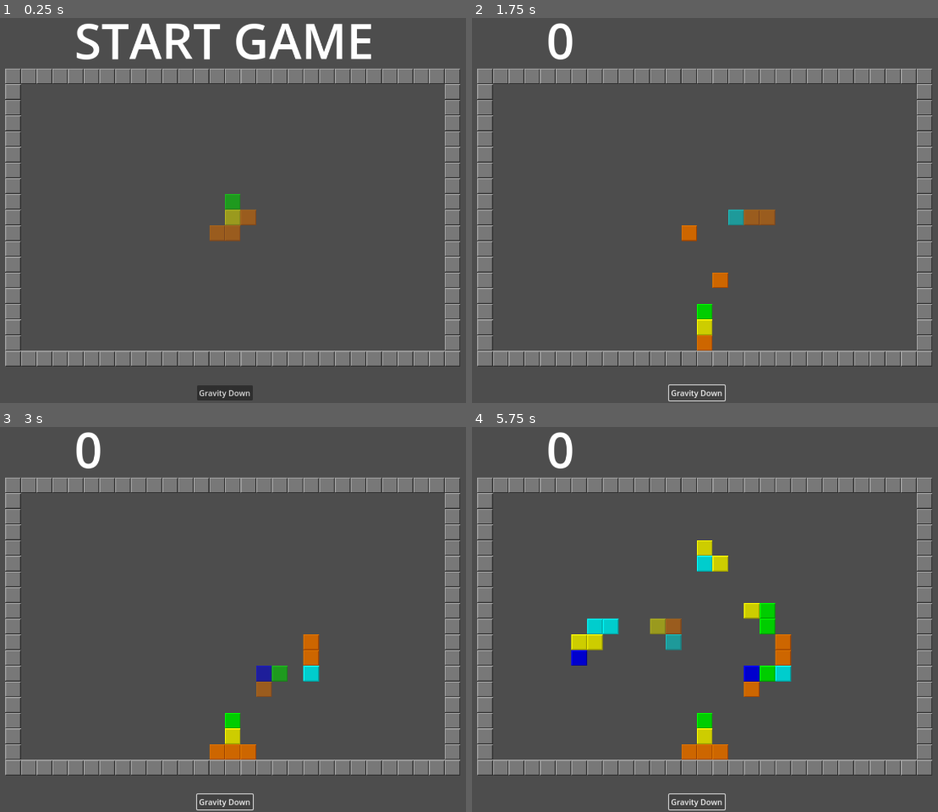
Above: before the commit, frames 1-4 (two rows, left to right).
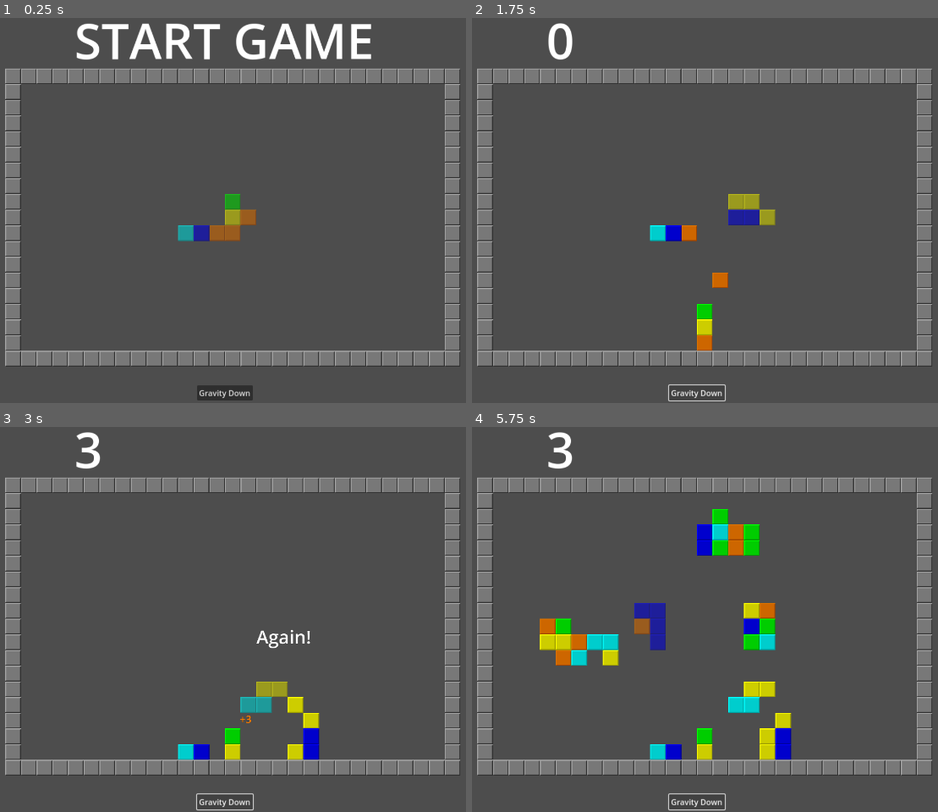
Above: after the commit, the same moments.

Repository: alexcolemandata/game-matcher
Game: Godot game, scene res://main.tscn
Two runs of this game, one before a commit and one after it. Both use one fixed random seed, a clock stepped at 60 frames per second and the inputs below.
Inputs:
- Up to frame 1 (0.25 s): no input
- Up to frame 2 (1.75 s): click "Gravity Down" at 0.5 s; tap Enter at 1.25 s; hold Right (right) from 1.28 s (still down); hold S (spawn piece) from 1.28 s (still down)
- Up to frame 3 (3 s): release Right (right) at 2.03 s; release S (spawn piece) at 2.03 s; hold Down (down) 2.03-2.78 s; tap A (rotate anticlockwise) at 2.1 s; tap S (spawn piece) at 2.3 s; hold Right (right) from 2.78 s (still down); hold D (rotate clockwise) from 2.78 s (still down)
- Up to frame 4 (5.75 s): tap S (spawn piece) at 3.05, 3.6, 5.3 s; release Right (right) at 3.53 s; release D (rotate clockwise) at 3.53 s; hold Up (up) 3.53-4.28 s; hold S (spawn piece) 4.28-5.03 s; hold Left (left) from 4.28 s (still down); tap A (rotate anticlockwise) at 5.1 s

The runs differ from the first frame. In frame 1, 0.3% of the frame differs, in the area x 38-46%, y 53-59%; in frame 2, 1.0%; in frame 3, 3.3%; in frame 4, 7.9%, in the area x 14-69%, y 1-87%.

Commit message:
fireworks effect when scoring tile

Diff:
--- a/Board.gd
+++ b/Board.gd
@@ -1,8 +1,8 @@
 extends Node2D
-
+const SPARKS = preload("res://sparks.tscn")
 const DEFAULT_LAYER = preload("res://default_layer.tscn")
-const MIN_TILES_TO_SCORE = 4
-const MAX_PIECE_SIZE = 8
+const MIN_TILES_TO_SCORE = 3
+const MAX_PIECE_SIZE = 12
 const HEIGHT = 18
 const WIDTH = 28
 const MAIN_SOURCE_ID = 0
@@ -25,6 +25,7 @@
 	ORANGE_TILE,
 	BLUE_TILE,
 ]
+var sparks
 
 var border: TileMapLayer
 var placed_tiles: TileMapLayer
@@ -33,13 +34,16 @@
 
 
 func _ready():
+
 	placed_tiles = DEFAULT_LAYER.instantiate()
 	active_piece = DEFAULT_LAYER.instantiate()
 	active_piece.modulate = Color(1, 1, 1, 0.3)
 	border = DEFAULT_LAYER.instantiate()
+	sparks = SPARKS.instantiate()
 	add_child(border)
 	add_child(placed_tiles)
 	add_child(active_piece)
+	add_child(sparks)
 
 	init_border()
 	spawn_piece()
@@ -161,7 +165,11 @@
 				var score_coords = placed_tiles.map_to_local(neighbors[0])
 				for scored_tile in neighbors:
 					await get_tree().create_timer(0.05).timeout
+
+					sparks.fire(placed_tiles.to_global(placed_tiles.map_to_local(scored_tile)))
 					placed_tiles.erase_cell(scored_tile)
+
+
 
 				ScoreNumbers.display_number(
 					neighbors.size(),
--- /dev/null
+++ b/blast.gd
@@ -0,0 +1,4 @@
+extends GPUParticles2D
+
+func _ready():
+	pass
--- /dev/null
+++ b/rocket.gd
@@ -0,0 +1,5 @@
+extends GPUParticles2D
+
+func _ready() -> void:
+	process_material.sub_emitter_amount_at_end = 200
+	pass
--- /dev/null
+++ b/sparks.gd
@@ -0,0 +1,5 @@
+extends Node2D
+
+func fire(coord: Vector2) -> void:
+	global_position = coord
+	$Rocket.emitting = true
--- /dev/null
+++ b/sparks.tscn
@@ -0,0 +1,107 @@
+[gd_scene load_steps=18 format=3 uid="uid://bvkj5ngh07est"]
+
+[ext_resource type="Script" path="res://sparks.gd" id="1_jqpg3"]
+[ext_resource type="Script" path="res://rocket.gd" id="1_kmerv"]
+[ext_resource type="Script" path="res://blast.gd" id="1_odf1s"]
+
+[sub_resource type="CanvasItemMaterial" id="CanvasItemMaterial_w3x4k"]
+blend_mode = 1
+
+[sub_resource type="Curve" id="Curve_b3rv8"]
+_data = [Vector2(0, 0), 0.0, 2.83928, 0, 0, Vector2(1, 1), 0.0, 0.0, 0, 0]
+point_count = 2
+
+[sub_resource type="CurveTexture" id="CurveTexture_w123b"]
+curve = SubResource("Curve_b3rv8")
+
+[sub_resource type="ParticleProcessMaterial" id="ParticleProcessMaterial_poxsy"]
+lifetime_randomness = 0.2
+particle_flag_disable_z = true
+emission_shape = 3
+emission_box_extents = Vector3(4, 1, 1)
+direction = Vector3(0, -1, 0)
+spread = 0.0
+initial_velocity_min = 50.0
+initial_velocity_max = 100.0
+gravity = Vector3(0, 0, 0)
+alpha_curve = SubResource("CurveTexture_w123b")
+sub_emitter_mode = 2
+sub_emitter_amount_at_end = 32
+
+[sub_resource type="Gradient" id="Gradient_v0pqo"]
+colors = PackedColorArray(0.855115, 0.53865, 0.196405, 1, 0.752724, 0.196147, 0.296532, 1)
+
+[sub_resource type="GradientTexture2D" id="GradientTexture2D_xe74i"]
+gradient = SubResource("Gradient_v0pqo")
+width = 1
+fill_to = Vector2(1, 1)
+
+[sub_resource type="CanvasItemMaterial" id="CanvasItemMaterial_qv6q1"]
+blend_mode = 1
+
+[sub_resource type="Curve" id="Curve_38j01"]
+_data = [Vector2(0, 1), 0.0, 0.0538278, 0, 0, Vector2(0.990566, 0), -0.0220832, 0.0, 0, 0]
+point_count = 2
+
+[sub_resource type="CurveTexture" id="CurveTexture_se5an"]
+curve = SubResource("Curve_38j01")
+
+[sub_resource type="Gradient" id="Gradient_pym0v"]
+offsets = PackedFloat32Array(0, 0.251724, 0.52069, 0.772414, 1)
+colors = PackedColorArray(0.880831, 0.0962865, 0.207814, 0.478431, 0.685128, 0.234726, 0.00603454, 0.764706, 0.32477, 0.444119, 0.937919, 0.784314, 0.772522, 0.769131, 1.92523e-06, 0.909804, 0, 0.739827, 0.689904, 0.741176)
+
+[sub_resource type="GradientTexture1D" id="GradientTexture1D_yqtj5"]
+gradient = SubResource("Gradient_pym0v")
+
+[sub_resource type="ParticleProcessMaterial" id="ParticleProcessMaterial_3fgw6"]
+lifetime_randomness = 1.0
+particle_flag_disable_z = true
+direction = Vector3(1, 1, 0)
+spread = 180.0
+initial_velocity_min = 50.0
+initial_velocity_max = 150.0
+gravity = Vector3(0, 98, 0)
+damping_max = 100.0
+scale_min = 0.5
+color_initial_ramp = SubResource("GradientTexture1D_yqtj5")
+alpha_curve = SubResource("CurveTexture_se5an")
+
+[sub_resource type="Gradient" id="Gradient_61g54"]
+colors = PackedColorArray(0.610014, 6.63242e-05, 0.509594, 1, 0.878736, 0.661828, 0.0505028, 1)
+
+[sub_resource type="GradientTexture2D" id="GradientTexture2D_l5ppk"]
+gradient = SubResource("Gradient_61g54")
+width = 1
+fill_to = Vector2(0, 1)
+
+[node name="Sparks" type="Node2D"]
+position = Vector2(757, 384)
+script = ExtResource("1_jqpg3")
+
+[node name="Rocket" type="GPUParticles2D" parent="."]
+material = SubResource("CanvasItemMaterial_w3x4k")
+position = Vector2(-1, 0)
+emitting = false
+amount = 4
+sub_emitter = NodePath("../Blast")
+process_material = SubResource("ParticleProcessMaterial_poxsy")
+texture = SubResource("GradientTexture2D_xe74i")
+lifetime = 0.5
+one_shot = true
+local_coords = true
+trail_enabled = true
+trail_lifetime = 0.4
+script = ExtResource("1_kmerv")
+
+[node name="Blast" type="GPUParticles2D" parent="."]
+material = SubResource("CanvasItemMaterial_qv6q1")
+position = Vector2(1, -30)
+emitting = false
+amount = 1000
+process_material = SubResource("ParticleProcessMaterial_3fgw6")
+texture = SubResource("GradientTexture2D_l5ppk")
+lifetime = 0.8
+local_coords = true
+trail_enabled = true
+trail_lifetime = 0.08
+script = ExtResource("1_odf1s")
